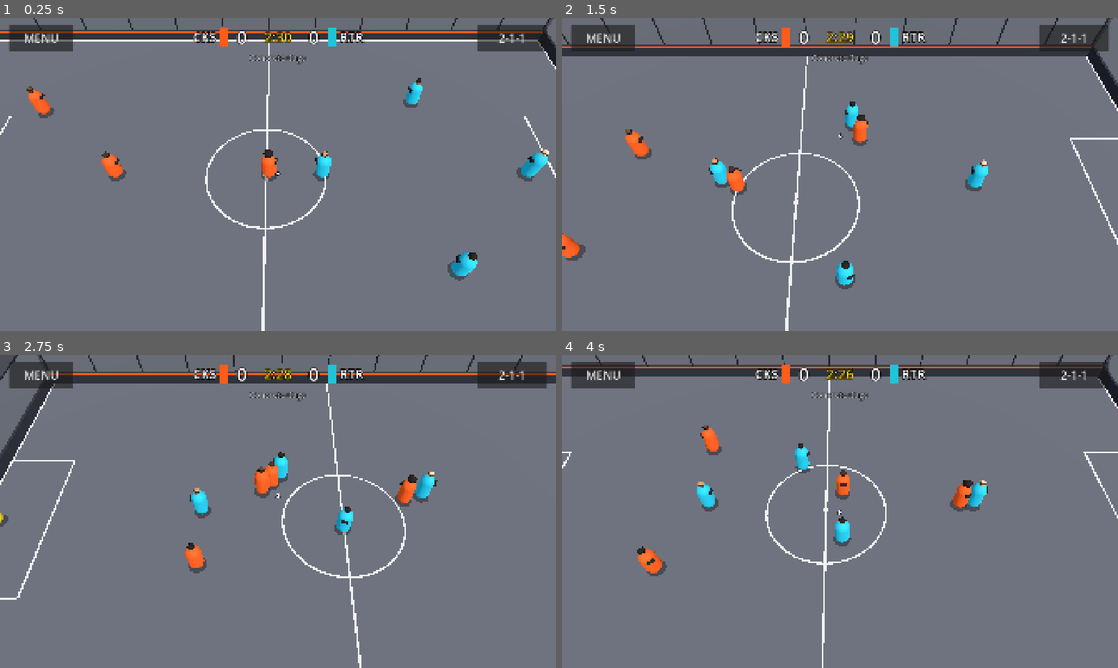
Above: before the commit, frames 1-4 (two rows, left to right).
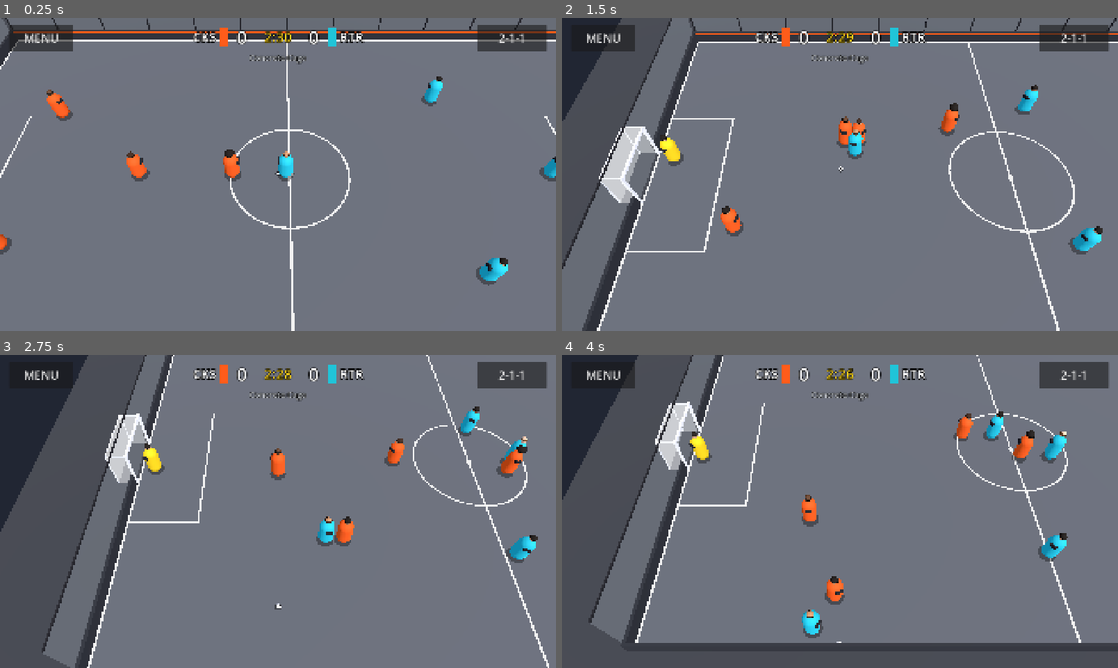
Above: after the commit, the same moments.

Repository: Ytyoussef123/RACING
Game: Godot game, scene res://tests/match_sim_test.tscn
The game is run twice, just before and just after one commit, with the same random seed, the same clock (stepped at 60 frames per second) and the same inputs. This scene is started directly instead of the project's main scene.
Inputs (mouse positions are in pixels of both pictures, inside the frame that each line leads up to):
- Up to frame 1 (0.25 s): no input
- Up to frame 2 (1.5 s): move the mouse to (962, 158) at 0.52 s; hold D 0.53-1.25 s; tap E at 0.6 s; click (962, 158) at 0.67 s; tap Space at 0.77 s; drag from (728, 190) to (812, 237) at 1.27 s
- Up to frame 3 (2.75 s): move the mouse to (333, 442) at 2.02 s; hold D from 2.03 s (still down); tap Q at 2.1 s
- Up to frame 4 (4 s): release D at 2.75 s; drag from (812, 574) to (673, 464) at 2.77 s; move the mouse to (1006, 558) at 3.52 s; hold A from 3.53 s (still down); hold Shift from 3.53 s (still down); tap Space at 3.77 s

The runs differ from the first frame. In frame 1, 5.8% of the frame differs, in the area x 0-100%, y 0-100%; in frame 2, 21%; in frame 3, 26%; in frame 4, 31%.

Commit message:
Match test: 3 AI matches with fixed seeds and a balance report
Fixed seeds make the result repeatable (no random CI failures) and the
average goals per match shows if scoring drifts too low or too high.

Co-Authored-By: Claude Opus 5.5 <noreply@anthropic.com>
Claude-Session: https://claude.ai/code/session_01DzDgJmNS4phE2fFBij9fZM

Diff:
--- a/street-football/scripts/core/match_setup.gd
+++ b/street-football/scripts/core/match_setup.gd
@@ -10,6 +10,8 @@
 ## Tests only: both teams are AI, the match length is overridden, and full time does not leave the scene.
 var test_mode: bool = false
 var test_match_seconds: float = 0.0
+## Tests only: fixed random seed so a test match always plays out the same way (0 = random).
+var test_seed: int = 0
 
 
 func get_court_id() -> String:
--- a/street-football/scripts/gameplay/match.gd
+++ b/street-football/scripts/gameplay/match.gd
@@ -29,7 +29,10 @@
 
 
 func _ready() -> void:
-	ctx.rng.randomize()
+	if MatchSetup.test_mode and MatchSetup.test_seed != 0:
+		ctx.rng.seed = MatchSetup.test_seed
+	else:
+		ctx.rng.randomize()
 	ctx.court = CourtData.load_court(MatchSetup.get_court_id())
 	ctx.ball = _ball.physics
 	_builder.build(ctx.court)
--- a/street-football/tests/match_sim_test.gd
+++ b/street-football/tests/match_sim_test.gd
@@ -1,23 +1,32 @@
 extends Node
-## Full AI-vs-AI match, run headless by CI:
+## AI-vs-AI matches, run headless by CI:
 ##   godot --headless --fixed-fps 60 --path street-football res://tests/match_sim_test.tscn
-## Checks that the match reaches full time, that goals are scored, that the ball never
-## stays stuck, and that the ball and players stay inside the court.
+## Plays MATCH_COUNT matches with fixed seeds (always the same result for the same code), one
+## after the other. Checks that each reaches full time, that the ball never stays stuck, that the
+## ball and players stay inside the court, and that goals are scored overall. Also prints the
+## average goals per match, to keep an eye on game balance.
 ## Prints "TEST PASS"/"TEST FAIL" lines, then "MATCH TESTS DONE: N failure(s)".
 
 const MATCH_SCENE := preload("res://scenes/match/match.tscn")
 const MATCH_SECONDS := 150.0
+const SEEDS: Array[int] = [11, 22, 33]
+const MIN_TOTAL_GOALS := 3
 const STUCK_SECONDS := 8.0
-const SAFETY_SECONDS := 400.0
+const SAFETY_SECONDS_PER_MATCH := 400.0
 
 var _match: Node
+var _index := -1
 var _goals := 0
 var _finished := false
 var _final := Vector2i.ZERO
 var _stuck_time := 0.0
+var _elapsed := 0.0
+var _results: Array[String] = []
+var _total_goals := 0
+var _all_finished := true
 var _max_stuck := 0.0
 var _out_of_bounds := false
-var _elapsed := 0.0
+var _score_mismatch := false
 var _failures := 0
 
 
@@ -26,6 +35,20 @@
 	MatchSetup.test_mode = true
 	MatchSetup.test_match_seconds = MATCH_SECONDS
 	MatchSetup.court_id = "cage_concrete"
+	_start_next()
+
+
+func _start_next() -> void:
+	_index += 1
+	if _index >= SEEDS.size():
+		_report()
+		return
+	MatchSetup.test_seed = SEEDS[_index]
+	_goals = 0
+	_finished = false
+	_final = Vector2i.ZERO
+	_stuck_time = 0.0
+	_elapsed = 0.0
 	_match = MATCH_SCENE.instantiate()
 	add_child(_match)
 	_match.goal_scored.connect(func(_team: int) -> void: _goals += 1)
@@ -33,6 +56,8 @@
 
 
 func _physics_process(delta: float) -> void:
+	if _match == null:
+		return
 	_elapsed += delta
 	var ctx: MatchContext = _match.ctx
 	var ball := ctx.ball
@@ -47,8 +72,8 @@
 	for p in ctx.all_players:
 		if absf(p.position.x) > court.half_length + 0.01 or absf(p.position.z) > court.half_width + 0.01:
 			_out_of_bounds = true
-	if _finished or _elapsed > SAFETY_SECONDS:
-		_report()
+	if _finished or _elapsed > SAFETY_SECONDS_PER_MATCH:
+		_end_match()
 
 
 func _on_full_time(home: int, away: int) -> void:
@@ -56,12 +81,25 @@
 	_final = Vector2i(home, away)
 
 
+func _end_match() -> void:
+	var line := "MATCH RESULT seed %d: %d - %d, goals counted %d" % [SEEDS[_index], _final.x, _final.y, _goals]
+	print(line)
+	_results.append(line)
+	_all_finished = _all_finished and _finished
+	_score_mismatch = _score_mismatch or (_final.x + _final.y != _goals)
+	_total_goals += _goals
+	_match.queue_free()
+	_match = null
+	_start_next.call_deferred()
+
+
 func _report() -> void:
 	set_physics_process(false)
-	print("MATCH RESULT %d - %d, goals counted %d, longest stuck ball %.1f s" % [_final.x, _final.y, _goals, _max_stuck])
-	_check("match reaches full time", _finished)
-	_check("goals are scored", _goals >= 1, "goals=%d" % _goals)
-	_check("score matches goals", _final.x + _final.y == _goals)
+	print("MATCH BALANCE: %.2f goals per %d-second match, longest stuck ball %.1f s"
+		% [float(_total_goals) / SEEDS.size(), int(MATCH_SECONDS), _max_stuck])
+	_check("every match reaches full time", _all_finished)
+	_check("goals are scored", _total_goals >= MIN_TOTAL_GOALS, "total=%d" % _total_goals)
+	_check("score matches goals", not _score_mismatch)
 	_check("ball never stuck", _max_stuck < STUCK_SECONDS, "%.1f s" % _max_stuck)
 	_check("ball and players stay in the court", not _out_of_bounds)
 	print("MATCH TESTS DONE: %d failure(s)" % _failures)
